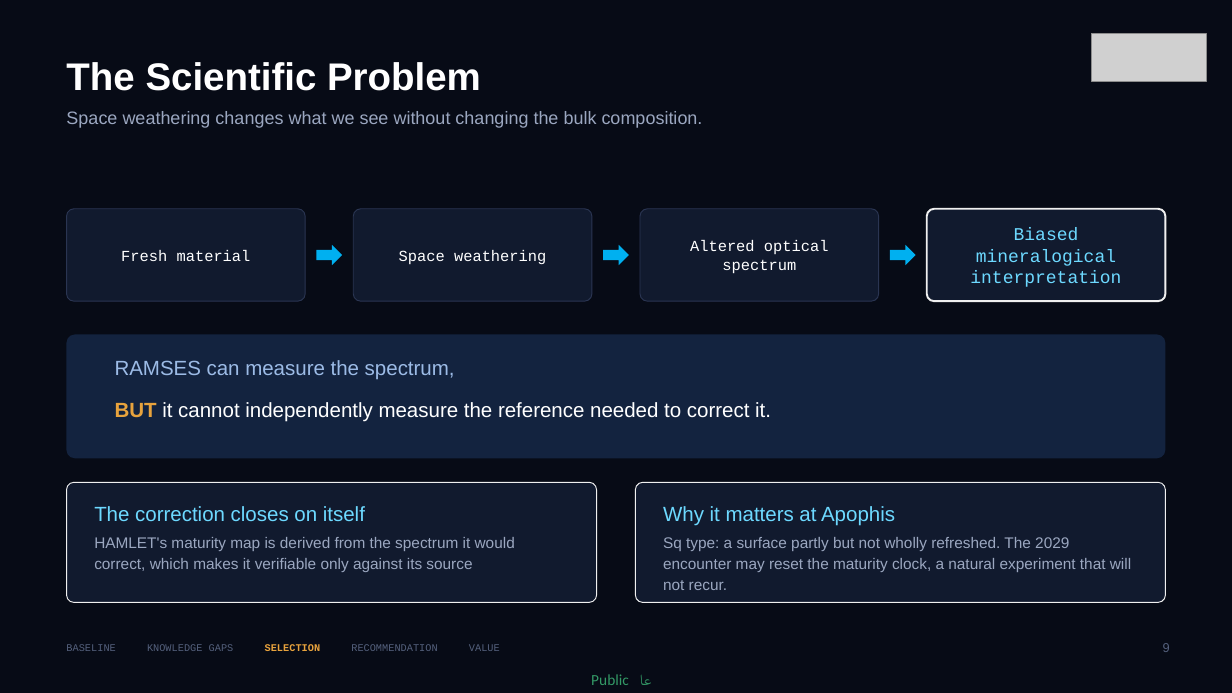
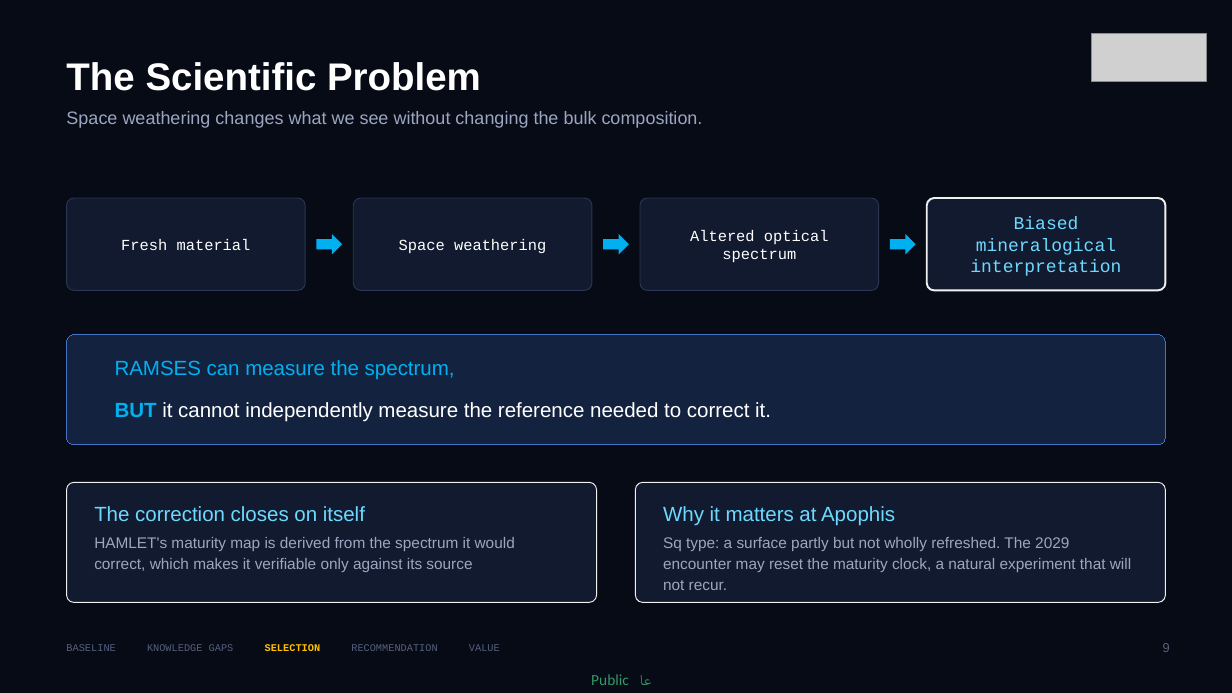
Before and after one commit to nalquaydhib/Apophis_99942, a slide deck: slide 10 of Noora_AlQuaydhib_Summer_Training_(3).pptx. Drawn at 1232x693 pixels with LibreOffice and Linux fonts; fonts in the diff are those of the drawing; grey boxes stand for pictures; background and template pictures are left out. Boxes give left, top, right and bottom in pixels: in the first picture for what was removed or moved away, otherwise in the second. Text is boxed around its words. In the diff, an @@ line names an element or a change of style, - is before the commit and + after.

```diff
--- a/Noora_AlQuaydhib_Summer_Training_(3).pptx
+++ b/Noora_AlQuaydhib_Summer_Training_(3).pptx
@@ 4 texts, 4 rounded rectangles, 3 right arrows: place and size @@
-4 texts, 4 rounded rectangles, 3 right arrows at box(67, 209, 1165, 301)
+4 texts, 4 rounded rectangles, 3 right arrows at box(67, 198, 1165, 290)
@@ rounded rectangle: place and size @@
-rounded rectangle at box(67, 335, 1165, 458)
+rounded rectangle at box(67, 335, 1165, 445)
@@ rounded rectangle at box(67, 335, 1165, 445): outline none to #4472C4 0.75 pt @@
@@ text "RAMSES can measure the spectrum," at box(115, 360, 455, 379): text colour #9CBBE6 to #00B0F0 @@
@@ text "BUT it cannot independently measure ..." at box(115, 402, 771, 422): text colour #E8A33D to #00B0F0 in "BUT" @@
@@ text "BASELINE KNOWLEDGE GAPS SELECTION RECOMMENDATION ..." at box(66, 644, 500, 651): text colour #E8A33D to #FFC000 in "SELECTION" @@
```
Also in this commit, not shown: 16 other slides changed.
